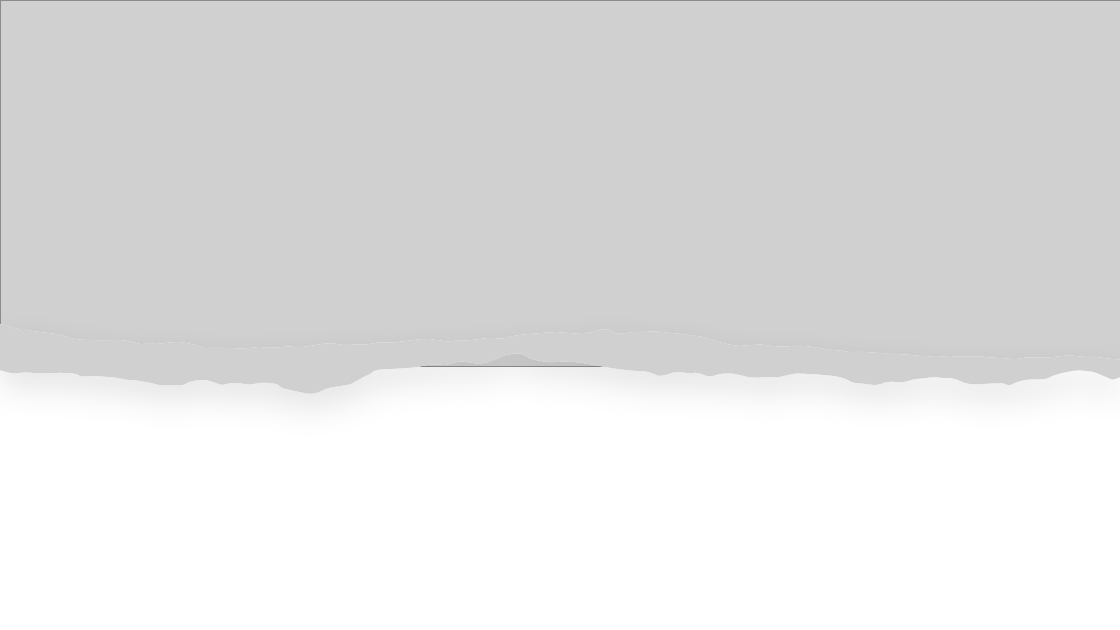
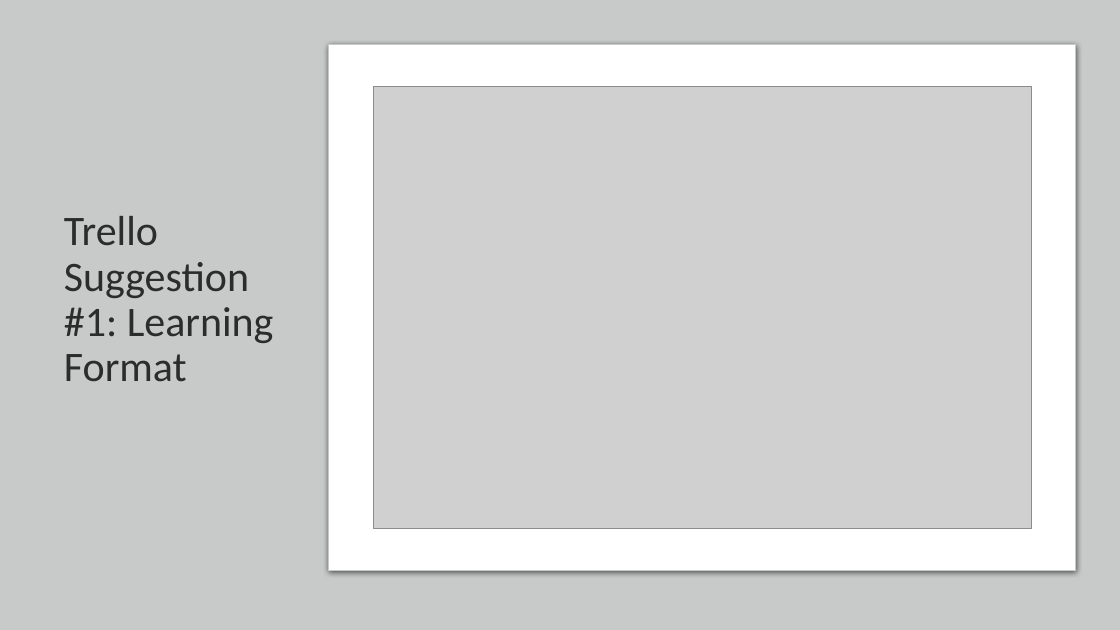
Before and after one commit to jorrtayl/Group-Project, a slide deck: slide 8 of Group Project.pptx. Drawn at 1120x630 pixels with LibreOffice and Linux fonts; fonts in the diff are those of the drawing; grey boxes stand for pictures. Boxes give left, top, right and bottom in pixels: in the first picture for what was removed or moved away, otherwise in the second. Text is boxed around its words. In the diff, an @@ line names an element or a change of style, - is before the commit and + after.

```diff
--- a/Group Project.pptx
+++ b/Group Project.pptx
@@ background #FFFFFF to #E7E6E6 @@
@@ rectangle added at <box>0,0,1120,630</box>, fill #C8CACA @@
@@ rounded rectangle added at <box>329,45,1076,571</box>, fill #FFFFFF, outline #C8CACA 0.75 pt @@
@@ picture: place and size @@
-picture at <box>0,0,1120,366</box>
+picture at <box>373,87,1031,528</box>
@@ title added at <box>64,216,274,382</box>, 36 pt, text #2C2C2C @@
+Trello Suggestion #1: Learning Format
@@ freeform shape removed at <box>0,324,1120,394</box> @@
@@ picture removed at <box>0,324,1120,394</box> @@
```
Also in this commit, not shown: 1 other slide changed, 1 other file.
